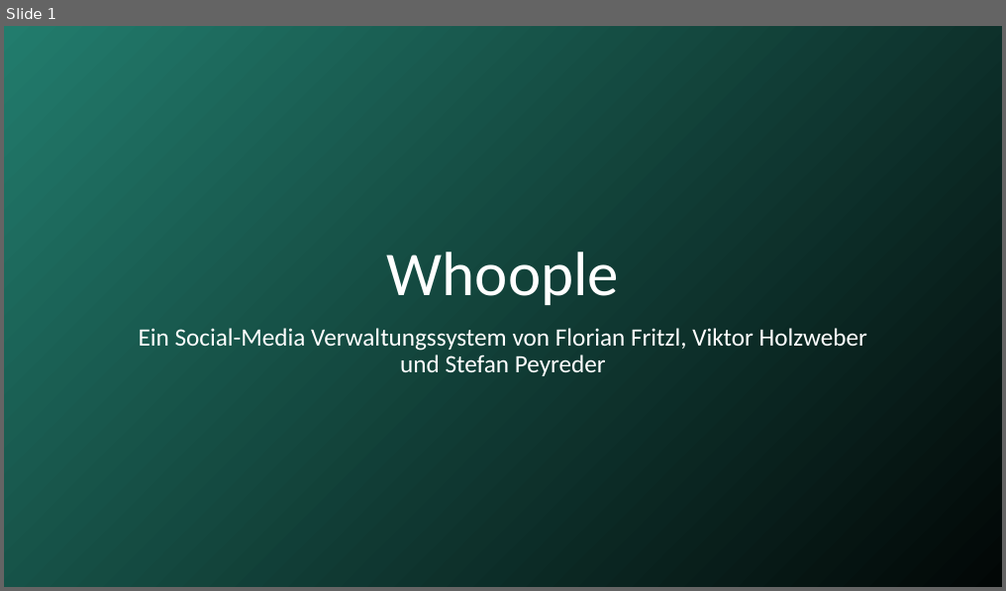
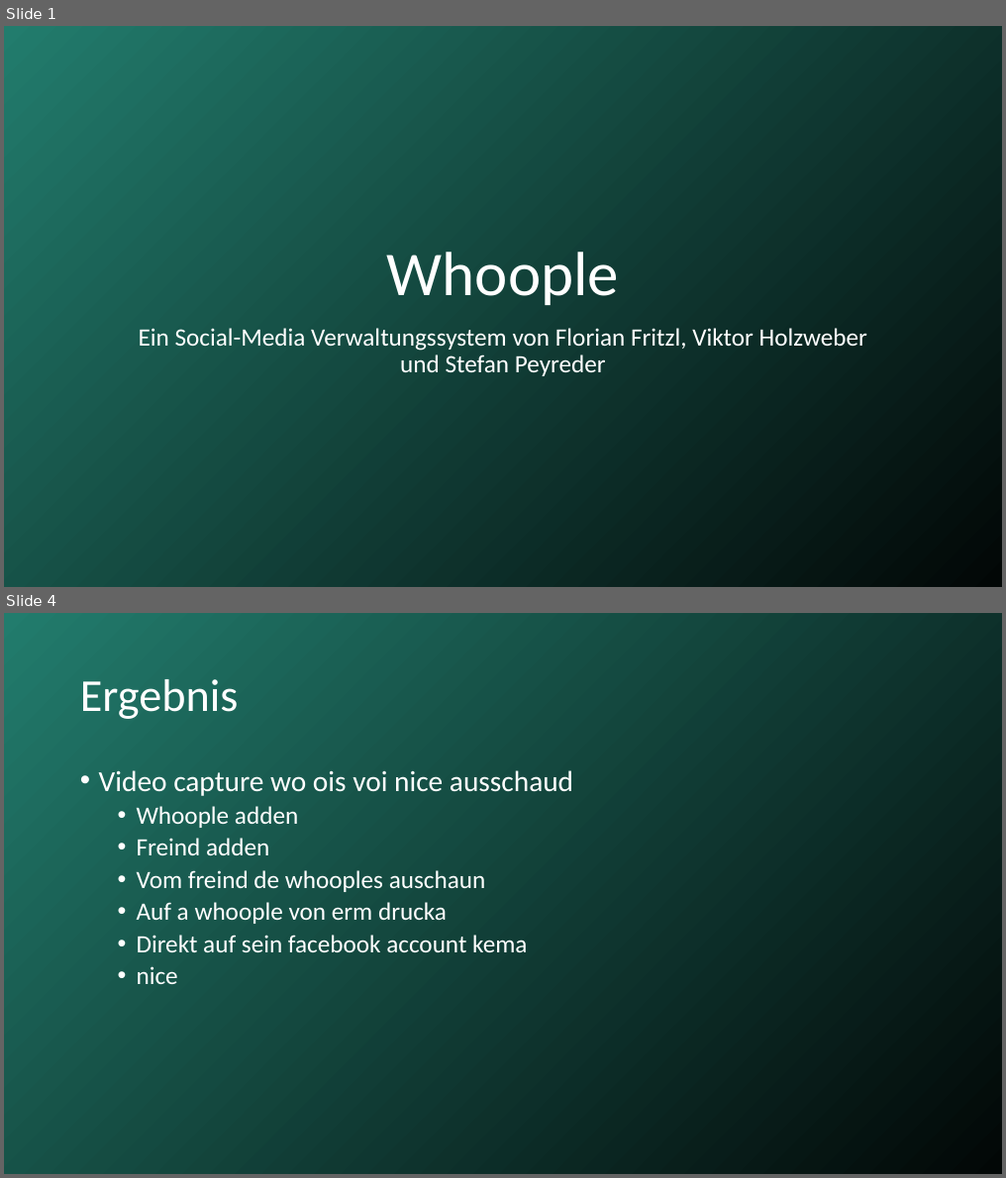
Before and after one commit to Florian-Fritzl-FH-Hagenberg/whoopleFH, a slide deck: pro3praes.pptx. Shown one above the other, each under a label of ours: slide 1 before the commit, slides 1 and 4 after it; the slides between them are not shown. The pictures are 1006x591 and 1006x1178 pixels, drawn with LibreOffice and Linux fonts; fonts in the diff are those of the drawing. Boxes give left, top, right and bottom in pixels: in the first picture for what was removed or moved away, otherwise in the second. Text is boxed around its words. In the diff, an @@ line names an element or a change of style, - is before the commit and + after.

```diff
--- a/pro3praes.pptx
+++ b/pro3praes.pptx
@@ slide 4 added at [4,613,1002,1174], background gradient #227C6D to #020706 @@
@@ title added at [80,679,239,719], 44 pt, text #FFFFFF @@
+Ergebnis
@@ text added at [99,770,573,984], 24 pt, text #FFFFFF @@
+• Video capture wo ois voi nice ausschaud
+  • Whoople adden
+  • Freind adden
+  • Vom freind de whooples auschaun
+  • Auf a whoople von erm drucka
+  • Direkt auf sein facebook account kema
+  • nice
```
Also in this commit, not shown: 2 slides changed, 5 other slides added, 5 slides removed.
